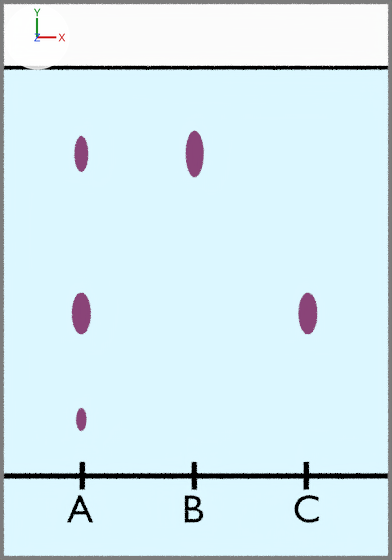
The Blender file images/donnees/chromatogrammes.blend, before and after one commit.
One viewpoint serves both versions: the file's camera 'Camera'. Arrows for +X, +Y and +Z are at upper left; the lights stay in place. Text is drawn in Blender's own font.

Names of what the first picture shows: 'depots', 'lavande ', 'lavande linalol', 'lavande linalyl', 'ligne depot', 'ligne depot.001', 'linalol', 'linalyl', 'marques depot', 'plaque', 'plaque.001', 'solution'.
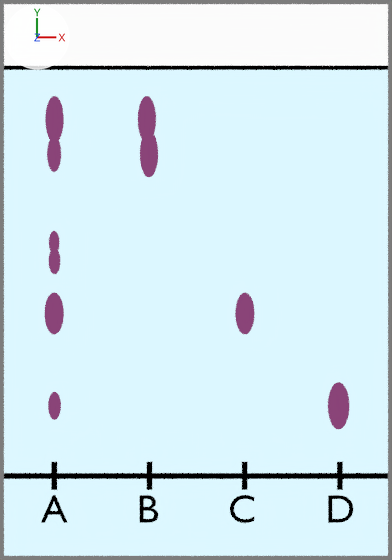
Commit message: Amélioration des chromatogrammes.

Boxes (x1, y1, x2, y2) around the edits, measured in the pictures (392 x 560 px):
'depots', text changed, moved: before (67, 495, 319, 523); after (41, 495, 353, 523)
'lavande linalyl', moved: before (72, 293, 91, 334); after (45, 293, 64, 334)
'linalol', moved: before (186, 131, 204, 177); after (140, 131, 158, 177)
'marques depot', moved, modifiers changed: before (79, 462, 309, 490); after (51, 462, 343, 490)
'limonene.001', added (purple): after (328, 382, 349, 429)
'lavande linalol', moved: before (74, 136, 88, 172); after (47, 137, 61, 172)
'menthol', added (purple): after (138, 96, 156, 143)
'menthe menthol', added (purple): after (45, 96, 64, 143)
'linalyl', moved (not visible afterwards): before (298, 293, 317, 334)
'linalyl.001', added (purple): after (235, 293, 255, 334)
'lavande ', moved: before (76, 408, 87, 431); after (49, 231, 59, 254)
'menthe limonene', added: after (48, 392, 61, 420)
'menthe menthone', added: after (49, 248, 60, 274)

The change, as a diff of the scene's bpy script:
```diff
--- a/images/donnees/chromatogrammes.blend.py
+++ b/images/donnees/chromatogrammes.blend.py
@@ txt_text_007 @@
 txt_text_007 = bpy.data.curves.new('Text.007', 'FONT')
-txt_text_007.body = 'A        B        C'
+txt_text_007.body = 'A      B      C      D'
 txt_text_007.materials.append(mat_texte)
+txt_text_007.space_character = 1.02
@@ ob_marques_depot @@
 ob_marques_depot = bpy.data.objects.new('marques depot', me_plane_005)
-ob_marques_depot.location = (-0.406, -0.699, 0.0)
+ob_marques_depot.location = (-0.506, -0.699, 0.0)
 ob_marques_depot.visible_shadow = False
 _m = ob_marques_depot.modifiers.new('Array', 'ARRAY')
-_m.count = 3
-_m.relative_offset_displace = (20.0, 0.0, 0.0)
+_m.count = 4
+_m.relative_offset_displace = (17.0, 0.0, 0.0)
@@ ob_depots @@
 ob_depots = bpy.data.objects.new('depots', txt_text_007)
-ob_depots.location = (-0.461, -0.866, 0.114)
+ob_depots.location = (-0.553, -0.866, 0.114)
 ob_depots.scale = (0.142, 0.142, 0.142)
@@ ob_lavande @@
 ob_lavande = bpy.data.objects.new('lavande ', me_circle)
-ob_lavande.location = (-0.41, -0.498, 0.026)
+ob_lavande.location = (-0.507, 0.134, 0.026)
@@ ob_lavande_linalyl @@
 ob_lavande_linalyl = bpy.data.objects.new('lavande linalyl', me_circle_001)
-ob_lavande_linalyl.location = (-0.41, -0.12, 0.026)
+ob_lavande_linalyl.location = (-0.507, -0.12, 0.026)
@@ ob_lavande_linalol @@
 ob_lavande_linalol = bpy.data.objects.new('lavande linalol', me_circle_002)
-ob_lavande_linalol.location = (-0.41, 0.45, 0.026)
+ob_lavande_linalol.location = (-0.507, 0.45, 0.026)
@@ ob_linalyl @@
 ob_linalyl = bpy.data.objects.new('linalyl', me_circle_004)
-ob_linalyl.location = (0.4, -0.12, 0.026)
+ob_linalyl.location = (0.175, -0.12, 0.026)
@@ ob_linalol @@
 ob_linalol = bpy.data.objects.new('linalol', me_circle_005)
-ob_linalol.location = (-0.005, 0.45, 0.026)
+ob_linalol.location = (-0.168, 0.45, 0.026)
 ob_linalol.scale = (1.3, 1.3, 1.3)
@@ ob_menthol @@
+ob_menthol = bpy.data.objects.new('menthol', me_circle_013.copy())  # the mesh of ob_menthol
+ob_menthol.location = (-0.175, 0.573, 0.026)
+ob_menthol.scale = (1.3, 1.3, 1.3)
@@ ob_limonene @@
+ob_limonene = bpy.data.objects.new('limonene', me_circle_011.copy())  # the mesh of ob_limonene
+ob_limonene.location = (0.509, -0.449, 0.026)
+ob_limonene.scale = (2.03, 2.03, 2.03)
@@ ob_menthe_menthol @@
+ob_menthe_menthol = bpy.data.objects.new('menthe menthol', me_circle_013.copy())  # the mesh of ob_menthol
+ob_menthe_menthol.location = (-0.505, 0.573, 0.026)
+ob_menthe_menthol.scale = (1.3, 1.3, 1.3)
@@ ob_menthe_menthone @@
+ob_menthe_menthone = bpy.data.objects.new('menthe menthone', me_circle_007.copy())  # the mesh of ob_menthe_menthone
+ob_menthe_menthone.location = (-0.505, 0.067, 0.026)
+ob_menthe_menthone.scale = (0.62, 0.62, 0.62)
@@ ob_menthe_limonene @@
+ob_menthe_limonene = bpy.data.objects.new('menthe limonene', me_circle_011.copy())  # the mesh of ob_limonene
+ob_menthe_limonene.location = (-0.505, -0.449, 0.026)
+ob_menthe_limonene.scale = (1.2, 1.2, 1.2)
@@ ob_linalyl_001 @@
+ob_linalyl_001 = bpy.data.objects.new('linalyl.001', me_circle_007.copy())  # the mesh of ob_menthe_menthone
+ob_linalyl_001.location = (0.175, -0.12, 0.026)
@@ ob_limonene_001 @@
+ob_limonene_001 = bpy.data.objects.new('limonene.001', me_circle_011.copy())  # the mesh of ob_limonene
+ob_limonene_001.location = (0.509, -0.449, 0.026)
+ob_limonene_001.scale = (2.03, 2.03, 2.03)
```
